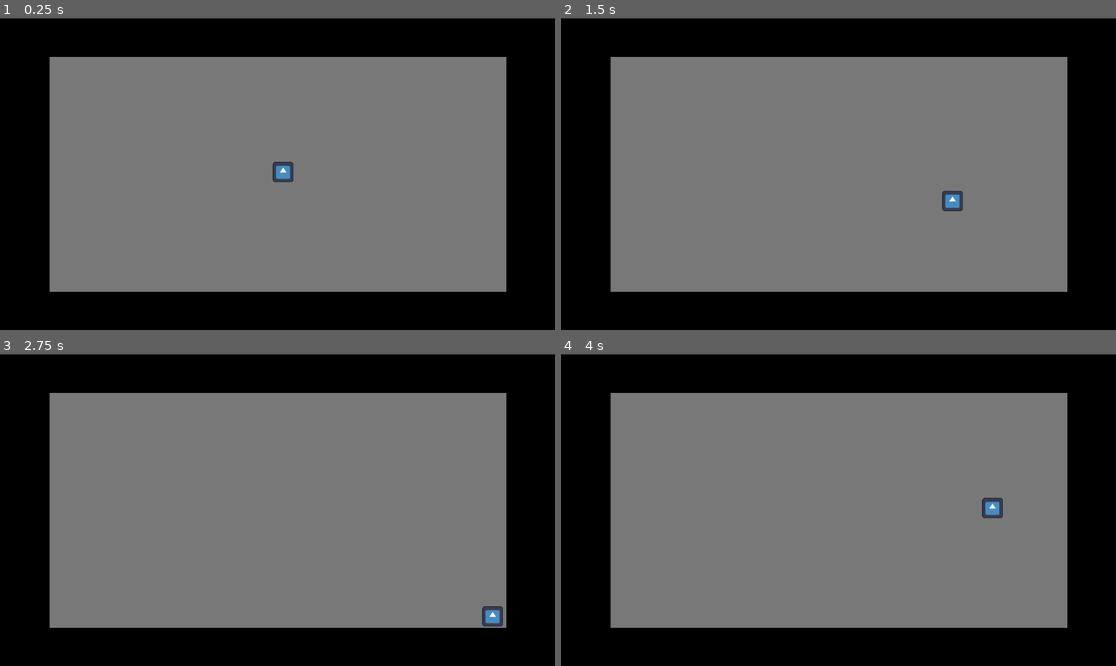
Above: before the commit, frames 1-4 (two rows, left to right).
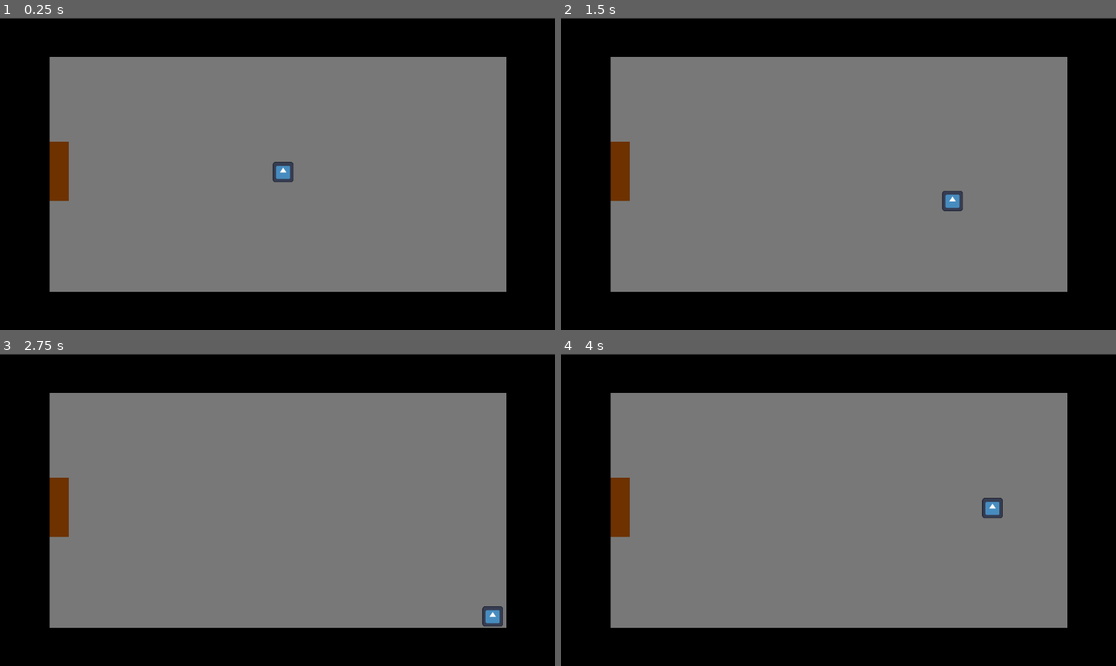
Above: after the commit, the same moments.

Repository: rodrigoq005/short-puzzle-game
Game: Godot game, scene res://Scenes/StartingRoom.tscn
Same seed, same stepped clock (60 frames per second), same inputs: the game is played once before the commit and once after it. The engine's default icon, where the game draws it, is replaced by a stand-in: a white triangle on a blue panel in a dark square.
Inputs:
- Up to frame 1 (0.25 s): no input
- Up to frame 2 (1.5 s): tap Enter at 0.5 s; hold Right (ui_right) 0.53-1.28 s; tap E (interact) at 0.6, 1.35 s; hold Down (ui_down) from 1.28 s (still down)
- Up to frame 3 (2.75 s): release Down (ui_down) at 2.03 s; hold Right (ui_right) from 2.03 s (still down); tap E (interact) at 2.1 s
- Up to frame 4 (4 s): release Right (ui_right) at 2.78 s; hold Up (ui_up) 2.78-3.53 s; tap E (interact) at 2.85, 3.6 s; hold Left (ui_left) from 3.53 s (still down)

The runs differ from the first frame. In frame 1, 0.7% of the frame differs, in the area x 8-13%, y 39-59%; in frame 2, 0.7%; in frame 3, 0.7%; in frame 4, 0.7%.

Commit message:
Created Door (No code)
No code yet for door

Diff:
--- a/Scenes/StartingRoom.tscn
+++ b/Scenes/StartingRoom.tscn
@@ -2,6 +2,7 @@
 
 [ext_resource type="Script" uid="uid://dmyl51gb74yx4" path="res://Scripts/Player.gd" id="1_ep3je"]
 [ext_resource type="Texture2D" uid="uid://j6x525rh6jvk" path="res://images/icon.svg" id="2_geepv"]
+[ext_resource type="Script" uid="uid://b1y5bsqx0lnsk" path="res://Scripts/Door.gd" id="3_geepv"]
 
 [sub_resource type="RectangleShape2D" id="RectangleShape2D_20a07"]
 size = Vector2(42, 41)
@@ -12,8 +13,12 @@
 [sub_resource type="WorldBoundaryShape2D" id="WorldBoundaryShape2D_ep3je"]
 normal = Vector2(1, 0)
 
+[sub_resource type="CircleShape2D" id="CircleShape2D_20a07"]
+radius = 101.0
+
 [node name="StartingRoom" type="Node2D" unique_id=2036018846]
 position = Vector2(587, 320)
+metadata/_edit_lock_ = true
 
 [node name="Player" type="CharacterBody2D" parent="." unique_id=1738192092]
 script = ExtResource("1_ep3je")
@@ -40,6 +45,7 @@
 offset_right = 464.0
 offset_bottom = 249.0
 color = Color(0.47007585, 0.47007585, 0.47007585, 1)
+metadata/_edit_lock_ = true
 
 [node name="Background" type="ColorRect" parent="." unique_id=1014508306]
 z_index = -2
@@ -48,6 +54,7 @@
 offset_right = 567.0
 offset_bottom = 328.0
 color = Color(0, 0, 0, 1)
+metadata/_edit_lock_ = true
 
 [node name="Left" type="StaticBody2D" parent="." unique_id=88182740]
 visible = false
@@ -83,5 +90,21 @@
 rotation = 4.712389
 shape = SubResource("WorldBoundaryShape2D_ep3je")
 
+[node name="Left_Door" type="Area2D" parent="." unique_id=198330554]
+position = Vector2(-465, -4)
+script = ExtResource("3_geepv")
+metadata/_custom_type_script = "uid://etia5ljdr22u"
+
+[node name="InteractRadius" type="CollisionShape2D" parent="Left_Door" unique_id=726910436]
+shape = SubResource("CircleShape2D_20a07")
+
+[node name="ColorRect" type="ColorRect" parent="Left_Door/InteractRadius" unique_id=570687654]
+offset_left = -19.0
+offset_top = -59.0
+offset_right = 21.0
+offset_bottom = 64.0
+color = Color(0.42834675, 0.19590655, 6.738305e-07, 1)
+metadata/_edit_use_anchors_ = true
+
 [connection signal="area_entered" from="Player/InteractionDetector" to="Player" method="_on_interaction_detector_area_entered"]
 [connection signal="area_exited" from="Player/InteractionDetector" to="Player" method="_on_interaction_detector_area_exited"]
--- /dev/null
+++ b/Scripts/Door.gd
@@ -0,0 +1,11 @@
+extends Interactable
+
+
+# Called when the node enters the scene tree for the first time.
+func _ready() -> void:
+	pass # Replace with function body.
+
+
+# Called every frame. 'delta' is the elapsed time since the previous frame.
+func _process(delta: float) -> void:
+	pass
Not shown, added: Scripts/Door.gd.uid
